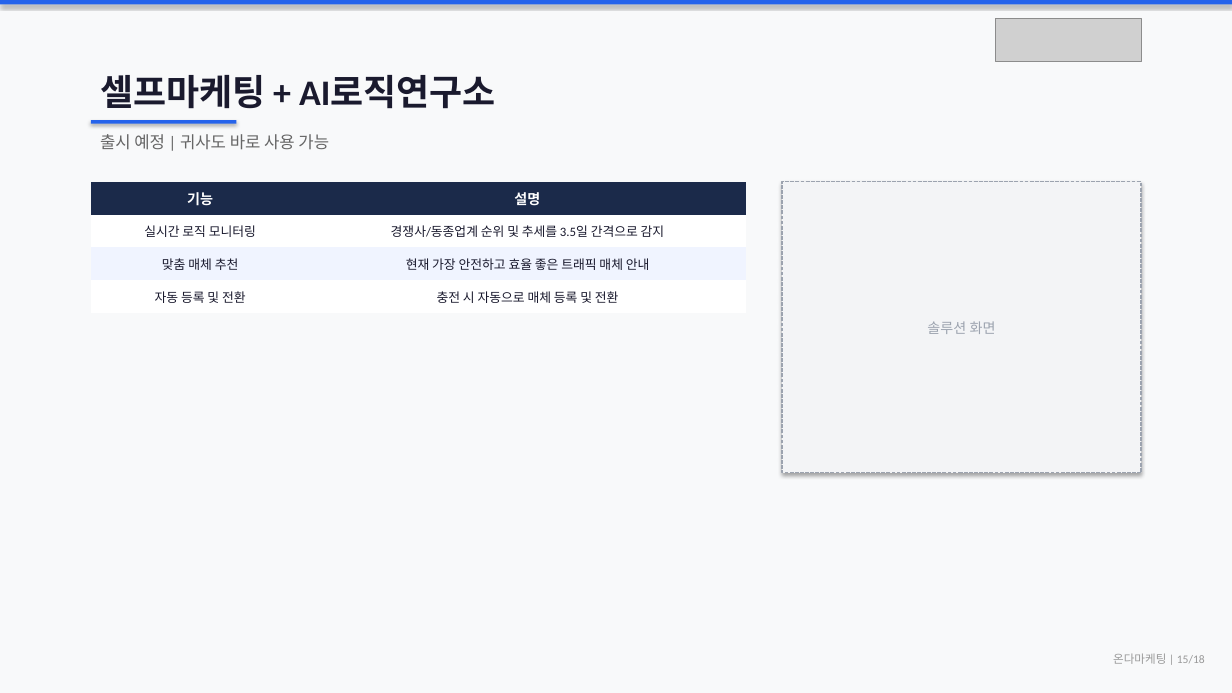
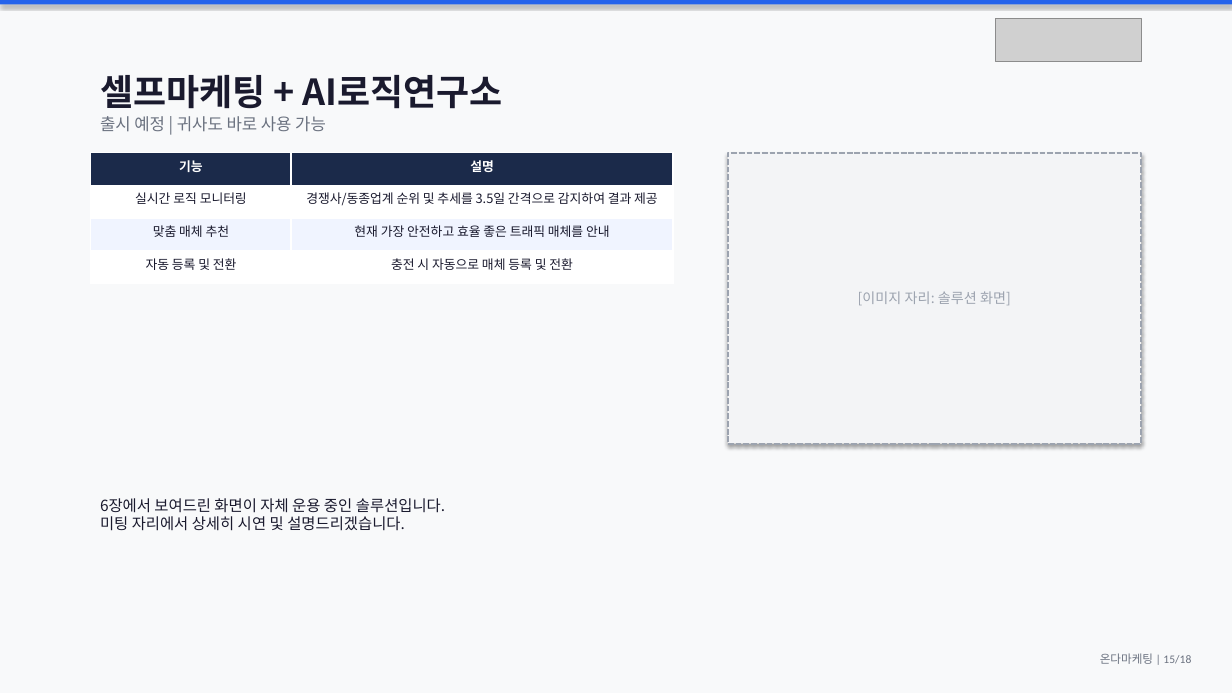
Before and after one commit to didai64595021-ui/onda-hompage, a slide deck: slide 15 of 마드모아젤헤어_제안서.pptx. Drawn at 1232x693 pixels with LibreOffice and Linux fonts; fonts in the diff are those of the drawing; grey boxes stand for pictures. Boxes give left, top, right and bottom in pixels: in the first picture for what was removed or moved away, otherwise in the second. Text is boxed around its words. In the diff, an @@ line names an element or a change of style, - is before the commit and + after.

```diff
--- a/마드모아젤헤어_제안서.pptx
+++ b/마드모아젤헤어_제안서.pptx
@@ text "셀프마케팅 + AI로직연구소" at box(100, 75, 503, 109): font Calibri to Noto Sans CJK KR @@
@@ text "출시 예정 | 귀사도 바로 ...": place and size @@
-text "출시 예정 | 귀사도 바로 ..." at box(100, 134, 329, 150)
+text "출시 예정 | 귀사도 바로 ..." at box(100, 116, 326, 132)
@@ text "출시 예정 | 귀사도 바로 ..." at box(100, 116, 326, 132): font Calibri to Noto Sans CJK KR, text colour #666666 to #6B7280; less space between paragraphs @@
@@ rectangle removed at box(91, 120, 236, 124) @@
@@ table at box(91, 152, 673, 284) @@
-row 2, column 2: 경쟁사/동종업계 순위 및 추세를 3.5일 간격으로 감지
+row 2, column 2: 경쟁사/동종업계 순위 및 추세를 3.5일 간격으로 감지하여 결과 제공
-row 3, column 2: 현재 가장 안전하고 효율 좋은 트래픽 매체 안내
+row 3, column 2: 현재 가장 안전하고 효율 좋은 트래픽 매체를 안내
@@ size 11 to 10 pt in "기능", "설명" @@
@@ font Calibri to Noto Sans CJK KR in "기능", "설명", "실시간 로직 모니터링", "맞춤 매체 추천" and 2 more places @@
@@ borders changed @@
@@ table: place and size @@
-table at box(91, 182, 745, 313)
+table at box(91, 152, 673, 284)
@@ rectangle "[이미지 자리: 솔루션 화면]": place and size @@
-rectangle "[이미지 자리: 솔루션 화면]" at box(782, 182, 1141, 473)
+rectangle "[이미지 자리: 솔루션 화면]" at box(727, 152, 1141, 444)
@@ rectangle "[이미지 자리: 솔루션 화면]" at box(727, 152, 1141, 444): outline #9CA3AF 1 pt dashed to #9CA3AF 1.5 pt dashed @@
@@ text in rectangle at box(858, 291, 1011, 305): text changed; font Calibri to Noto Sans CJK KR @@
-솔루션 화면
+[이미지 자리: 솔루션 화면]
@@ text added at box(100, 498, 445, 531), 12 pt, text #1A1A2E @@
+6장에서 보여드린 화면이 자체 운용 중인 솔루션입니다.
+미팅 자리에서 상세히 시연 및 설명드리겠습니다.
@@ text "온다마케팅 | 15/18" at box(1100, 653, 1191, 664): text colour #999999 to #6B7280 @@
```
Also in this commit, not shown: 17 other slides changed, 1 other file.
